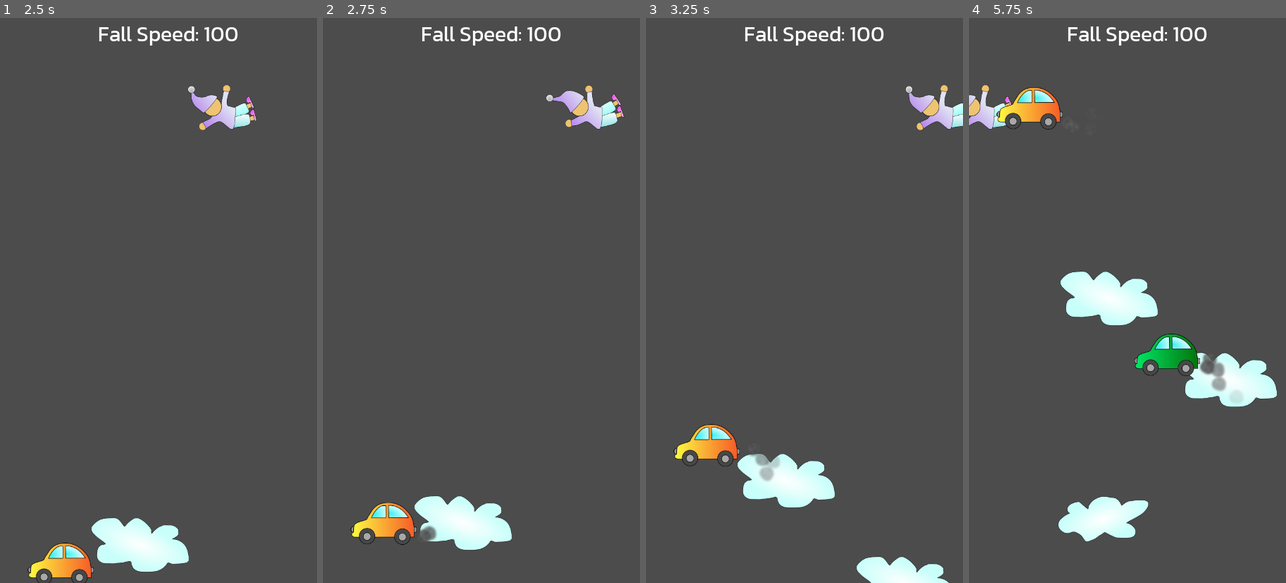
Above: before the commit, frames 1-4 (left to right).
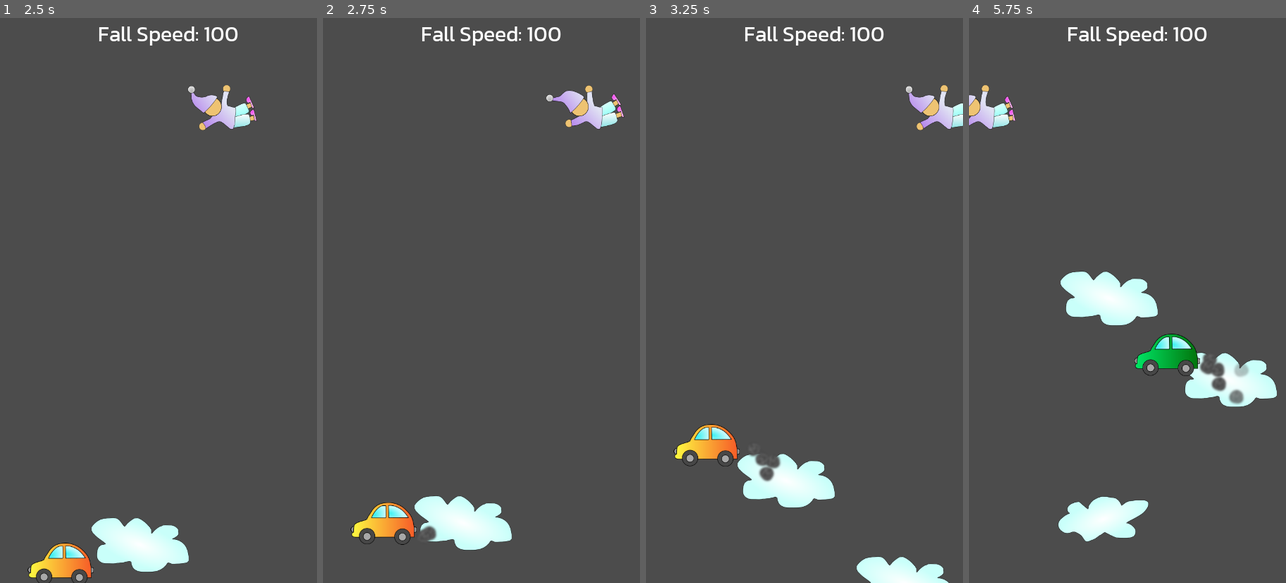
Above: after the commit, the same moments.

Repository: sorlok/LD48
Game: Godot game, scene res://Scenes/LevelCloud.tscn
Same seed, same stepped clock (60 frames per second), same inputs: the game is played once before the commit and once after it.
Inputs (mouse positions are in pixels of both pictures, inside the frame that each line leads up to):
- Up to frame 1 (2.5 s): move the mouse to (228, 272) at 0.52 s; hold D (ui_right) 0.53-1.28 s; click (228, 272) at 0.67 s; move the mouse to (95, 328) at 1.27 s; hold A (ui_left) 1.28-2.03 s; click (95, 328) at 1.42 s; move the mouse to (190, 176) at 2.02 s; hold D (ui_right) from 2.03 s (still down); click (190, 176) at 2.17 s
- Up to frame 2 (2.75 s): keep holding D (ui_right)
- Up to frame 3 (3.25 s): keep holding D (ui_right); move the mouse to (788, 413) at 2.77 s; click (788, 413) at 2.92 s
- Up to frame 4 (5.75 s): move the mouse to (1222, 385) at 3.52 s; release D (ui_right) at 3.53 s; hold A (ui_left) from 3.53 s (still down); click (1222, 385) at 3.67 s; move the mouse to (1032, 215) at 4.27 s; click (1032, 215) at 4.42 s; move the mouse to (1143, 300) at 5.02 s; click (1143, 300) at 5.17 s

Frame 1 is identical in both runs. In frame 2, less than 0.1% of the frame differs, in the area x 32-36%, y 90-93%; in frame 3, 0.2%; in frame 4, 1.3%, in the area x 8-89%, y 12-69%.

Commit message:
Basic touch and mouse press events.

Diff:
--- a/Scenes/Car.tscn
+++ b/Scenes/Car.tscn
@@ -15,12 +15,17 @@
 } ]
 
 [sub_resource type="CapsuleShape2D" id=2]
-radius = 36.6363
-height = 13.5844
+radius = 50.2984
+height = 0.0
+
+[sub_resource type="CapsuleShape2D" id=3]
+radius = 17.4031
+height = 102.728
 
 [node name="Car" type="RigidBody2D" groups=[
 "car",
 ]]
+input_pickable = true
 collision_mask = 0
 gravity_scale = 0.0
 script = ExtResource( 2 )
@@ -30,9 +35,13 @@
 frames = SubResource( 1 )
 
 [node name="CollisionShape2D" type="CollisionShape2D" parent="."]
-position = Vector2( 0.667282, -7.07109 )
+position = Vector2( 1.78976, 3.03109 )
+shape = SubResource( 2 )
+
+[node name="CollisionShape2D2" type="CollisionShape2D" parent="."]
+position = Vector2( -11.0665, 13.0308 )
 rotation = 1.5708
-shape = SubResource( 2 )
+shape = SubResource( 3 )
 
 [node name="VisibilityNotifier2D" type="VisibilityNotifier2D" parent="."]
 
--- /dev/null
+++ b/Scenes/CarExplodeParticles.tscn
@@ -0,0 +1,26 @@
+[gd_scene load_steps=3 format=2]
+
+[ext_resource path="res://Images/Star.png" type="Texture" id=1]
+
+[sub_resource type="Gradient" id=1]
+offsets = PoolRealArray( 0, 0.852349, 1 )
+colors = PoolColorArray( 1, 1, 1, 1, 1, 1, 1, 0.288591, 1, 1, 1, 0 )
+
+[node name="CloudExplodeParticles" type="CPUParticles2D"]
+amount = 12
+explosiveness = 1.0
+texture = ExtResource( 1 )
+emission_shape = 1
+emission_sphere_radius = 30.0
+direction = Vector2( 1, 1 )
+spread = 180.0
+gravity = Vector2( 0, 0 )
+initial_velocity = 80.0
+initial_velocity_random = 0.3
+angular_velocity = 100.0
+angular_velocity_random = 1.0
+scale_amount = 2.0
+scale_amount_random = 1.0
+color_ramp = SubResource( 1 )
+hue_variation = 0.2
+hue_variation_random = 1.0
--- a/Scenes/LevelCloud.tscn
+++ b/Scenes/LevelCloud.tscn
@@ -6,6 +6,7 @@
 [ext_resource path="res://Fonts/Kanit-Regular.ttf" type="DynamicFontData" id=4]
 [ext_resource path="res://Scenes/CloudParticle.tscn" type="PackedScene" id=5]
 [ext_resource path="res://Scenes/Car.tscn" type="PackedScene" id=6]
+[ext_resource path="res://Scenes/CarExplodeParticles.tscn" type="PackedScene" id=7]
 
 [sub_resource type="DynamicFont" id=1]
 size = 48
@@ -15,6 +16,7 @@
 script = ExtResource( 2 )
 Cloud = ExtResource( 3 )
 CloudParticles = ExtResource( 5 )
+CarExplodeParticles = ExtResource( 7 )
 Car = ExtResource( 6 )
 
 [node name="Player" parent="." instance=ExtResource( 1 )]
--- a/Scenes/SmokeParticle.tscn
+++ b/Scenes/SmokeParticle.tscn
@@ -3,7 +3,8 @@
 [ext_resource path="res://Images/SmokeParticle.png" type="Texture" id=1]
 
 [sub_resource type="Gradient" id=1]
-colors = PoolColorArray( 1, 1, 1, 1, 1, 1, 1, 0 )
+offsets = PoolRealArray( 0, 0.389262, 0.798658, 0.993289, 1 )
+colors = PoolColorArray( 1, 1, 1, 1, 1, 1, 1, 1, 1, 1, 1, 1, 1, 1, 1, 0.322148, 1, 1, 1, 0 )
 
 [node name="CPUParticles2D" type="CPUParticles2D"]
 texture = ExtResource( 1 )
--- a/Scripts/Car.gd
+++ b/Scripts/Car.gd
@@ -1,10 +1,38 @@
 extends RigidBody2D
+
+signal car_explode
 
 var min_speed = 350
 var max_speed = 400
+var dying = false
+
+# Where we were pressed
+var touch_position:Vector2
 
 func _ready():
 	$SmokeTimer.start()
+
+
+func _input_event(viewport, event, shape_idx):
+	if event is InputEventMouseButton && event.is_pressed():
+		defeat(event.position)
+	elif event is InputEventScreenTouch && event.is_pressed():
+		defeat(event.psotion)
+
+
+
+func defeat(press_pos):
+	if dying:
+		return
+	dying = true
+
+	# Tell parent to emit particles
+	touch_position = press_pos
+	emit_signal("car_explode", self)
+
+	# Remove the car
+	hide()
+	queue_free()
 
 
 func set_frame(fr:int):
--- a/Scripts/LevelCloud.gd
+++ b/Scripts/LevelCloud.gd
@@ -3,6 +3,7 @@
 
 export (PackedScene) var Cloud
 export (PackedScene) var CloudParticles
+export (PackedScene) var CarExplodeParticles
 
 export (PackedScene) var Car
 
@@ -54,6 +55,9 @@
 	car.set_frame(rng.randi() % 3)
 	add_child(car)
 
+	# Connect our "explode" signal
+	car.connect("car_explode", self, "_on_Car_car_explode")
+
 	# Put the car in the right place.
 	car.position.x = rng.randf() * ($Player.screen_size.x-100) + 50
 	car.position.y = rng.randf() * 100 + 50 + $Player.screen_size.y
@@ -68,4 +72,11 @@
 func _on_Player_collide_car(car:Node2D):
 	update_fall_speed()
 
-	# TODO: make a car particle thing (stars?)
+
+func _on_Car_car_explode(car:Node2D):
+	# Make our particles
+	var parts:CPUParticles2D = CarExplodeParticles.instance()
+	parts.position = car.touch_position
+	parts.one_shot = true
+	add_child(parts)
+	parts.restart()
Binary file added: Images/Star.png
Not shown: 1 places in Scenes/Car.tscn that only renumber resources
Not shown: 1 places in Scenes/LevelCloud.tscn that only renumber resources
